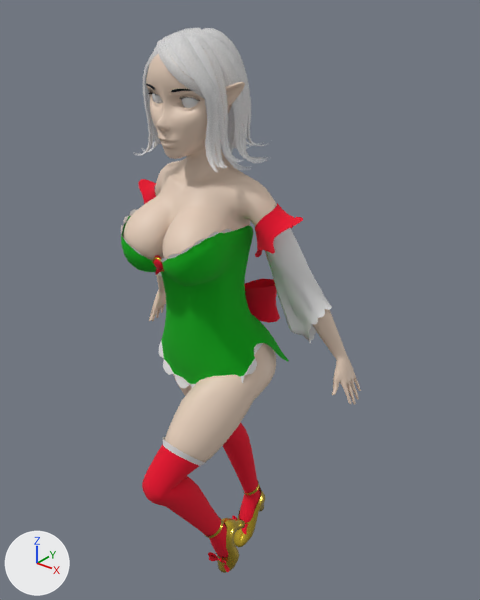
An edit to the FBX model Assets/FBX/Wichtel.fbx, drawn before and after from the same camera.
Rendered twice from a 50 mm lens placed at (0.988, -1.223, 1.706), pointed at (0.007, 0.003, 0.946). Lighting does not change. The marker at lower left points along +X, +Y and +Z. Both versions are drawn at frame 57 of the action 'Neko_Rig|Laufen'; the numbers are the values there.

Objects in the first picture: 'Augen', 'Body', 'Haare-Mesh', 'Kleid', 'Pantsu', 'Wimpern'.
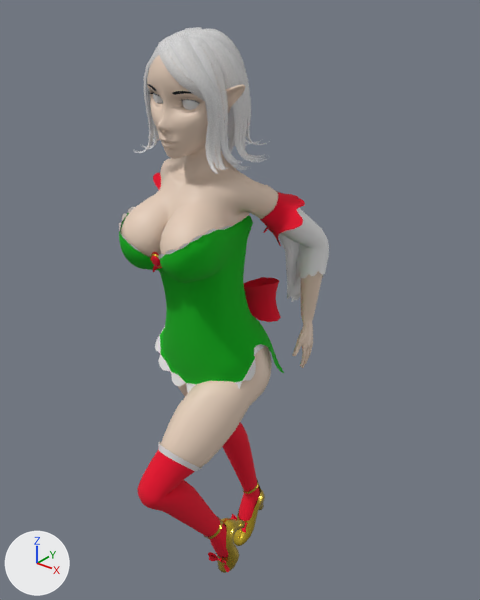
Changed parts and their boxes (x1, y1, x2, y2) in the pictures (480 x 600 px):
'Body', posed (15% narrower): before (123, 44, 361, 573); after (121, 46, 323, 573)
'Kleid', posed: before (121, 179, 332, 466); after (119, 173, 329, 471)
'Haare-Mesh', posed: before (134, 28, 271, 172); after (134, 27, 270, 174)
'Augen', posed (12% taller): before (152, 93, 199, 108); after (153, 93, 199, 110)
'Wimpern', posed (17% taller): before (146, 84, 200, 101); after (147, 84, 200, 104)
bone 'Rücken', root to tip: before (203, 307) to (199, 242); after (203, 307) to (197, 240)
bone 'Oberkörper', root to tip: before (199, 242) to (202, 197); after (197, 240) to (200, 196)
bone 'Hals', root to tip: before (204, 170) to (200, 136); after (203, 169) to (200, 135)
bone 'Kopf', root to tip: before (200, 136) to (195, 70); after (200, 135) to (196, 71)
bone 'Schulter.R', root to tip: before (198, 190) to (170, 170); after (196, 189) to (168, 165)
bone 'Oberarm.R', root to tip: before (170, 170) to (168, 210); after (168, 165) to (190, 191)
bone 'Unterarm.R', root to tip: before (166, 240) to (165, 265); after (205, 211) to (184, 206)
bone 'Hand.R', root to tip: before (163, 289) to (161, 293); after (160, 200) to (161, 198)
bone 'Mittelfinger_1.R', root to tip: before (156, 305) to (154, 310); after (165, 188) to (169, 186)
bone 'Mittelfinger_2.R', root to tip: before (154, 310) to (153, 316); after (169, 186) to (175, 188)
bone 'Zeigefinger_1.R', root to tip: before (153, 307) to (151, 312); after (170, 185) to (174, 184)
bone 'Zeigefinger_2.R', root to tip: before (151, 312) to (150, 317); after (174, 184) to (179, 184)
bone 'Ringfinger_1.R', root to tip: before (159, 303) to (158, 308); after (161, 192) to (164, 191)
bone 'Ringfinger_2.R', root to tip: before (158, 308) to (157, 313); after (164, 191) to (169, 193)
bone 'Kleinerfinger_1.R', root to tip: before (163, 300) to (162, 305); after (157, 197) to (159, 197)
bone 'Kleinerfinger_2.R', root to tip: before (162, 305) to (162, 308); after (159, 197) to (162, 198)
bone 'Schulter.L', root to tip: before (213, 193) to (253, 189); after (211, 192) to (252, 189)
bone 'Oberarm.L', root to tip: before (253, 189) to (280, 240); after (252, 189) to (287, 217)
bone 'Unterarm.L', root to tip: before (302, 281) to (321, 319); after (315, 238) to (311, 280)
bone 'Hand.L', root to tip: before (340, 354) to (342, 360); after (307, 319) to (307, 325)
bone 'Mittelfinger_1.L', root to tip: before (348, 380) to (351, 388); after (308, 345) to (307, 353)
bone 'Mittelfinger_3.L', root to tip: before (353, 397) to (354, 403); after (304, 362) to (302, 367)
bone 'Zeigefinger_2.L', root to tip: before (346, 389) to (348, 397); after (304, 353) to (302, 361)
bone 'Zeigefinger_3.L', root to tip: before (348, 397) to (349, 402); after (302, 361) to (300, 365)
bone 'Ringfinger_1.L', root to tip: before (350, 376) to (354, 385); after (310, 343) to (309, 351)
bone 'Kleinerfinger_2.L', root to tip: before (356, 379) to (358, 385); after (311, 347) to (310, 352)
bone 'Kleinerfinger_3.L', root to tip: before (358, 385) to (359, 390); after (310, 352) to (308, 356)
bone 'Becken', root to tip: before (221, 331) to (222, 359); after (221, 334) to (217, 361)
bone 'Oberschenkel.R', root to tip: before (189, 342) to (225, 429); after (186, 339) to (223, 427)
bone 'Oberschenkel.L', root to tip: before (244, 365) to (154, 486); after (241, 371) to (149, 492)
bone 'Unterschenkel.L', root to tip: before (154, 486) to (218, 534); after (149, 492) to (218, 534)

What the commit changed:
Bone 'Rücken' (bone_rücken) turns from (0, 0, 0) to (-2, 0, 4) degrees about its own x, y and z.
Bone 'Oberkörper' (bone_oberkörper) turns from (0, 0, 0) to (0, 1, -4) degrees about its own x, y and z.
Bone 'Hals' (bone_hals) turns from (0, 0, 0) to (0, 0, -2) degrees about its own x, y and z.
Bone 'Kopf' (bone_kopf) turns from (0, 0, 0) to (3, 0, -1) degrees about its own x, y and z.
Bone 'Schulter.R' (bone_schulter_r) turns from (0, 0, 0) to (6, 1, 1) degrees about its own x, y and z.
Bone 'Oberarm.R' (bone_oberarm_r) turns from (-1, -16, -11) to (-19, -31, -33) degrees about its own x, y and z.
Bone 'Unterarm.R' (bone_unterarm_r) turns from (-1, 0, -2) to (24, -60, 139) degrees about its own x, y and z.
Bone 'Hand.R' (bone_hand_r) turns from (5, 18, 14) to (-21, 14, 36) degrees about its own x, y and z.
Bone 'Mittelfinger_1.R' (bone_mittelfinger_1_r) turns from (0, 0, 0) to (-16, 0, 0) degrees about its own x, y and z.
Bone 'Mittelfinger_2.R' (bone_mittelfinger_2_r) turns from (0, 0, 0) to (-16, 0, 0) degrees about its own x, y and z.
Bone 'Zeigefinger_1.R' (bone_zeigefinger_1_r) turns from (0, 0, 0) to (-16, 0, 0) degrees about its own x, y and z.
Bone 'Zeigefinger_2.R' (bone_zeigefinger_2_r) turns from (0, 0, 0) to (-16, 0, 0) degrees about its own x, y and z.
Bone 'Ringfinger_1.R' (bone_ringfinger_1_r) turns from (0, 0, 0) to (-16, 0, 0) degrees about its own x, y and z.
Bone 'Ringfinger_2.R' (bone_ringfinger_2_r) turns from (0, 0, 0) to (-16, 0, 0) degrees about its own x, y and z.
Bone 'Kleinerfinger_1.R' (bone_kleinerfinger_1_r) turns from (0, 0, 0) to (-16, 0, 0) degrees about its own x, y and z.
Bone 'Kleinerfinger_2.R' (bone_kleinerfinger_2_r) turns from (0, 0, 0) to (-16, 0, 0) degrees about its own x, y and z.
Bone 'Schulter.L' (bone_schulter_l) turns from (0, 0, 0) to (-3, 1, 1) degrees about its own x, y and z.
Bone 'Oberarm.L' (bone_oberarm_l) turns from (-1, 16, 11) to (-6, 42, 40) degrees about its own x, y and z.
Bone 'Unterarm.L' (bone_unterarm_l) turns from (-1, 0, 2) to (26, 11, -45) degrees about its own x, y and z.
Bone 'Hand.L' (bone_hand_l) turns from (5, -18, -14) to (13, -45, -2) degrees about its own x, y and z.
Bone 'Mittelfinger_1.L' (bone_mittelfinger_1_l) turns from (0, 0, 0) to (-6, 0, 0) degrees about its own x, y and z.
Bone 'Mittelfinger_3.L' (bone_mittelfinger_3_l) turns from (0, 0, 0) to (-6, 0, 0) degrees about its own x, y and z.
Bone 'Zeigefinger_2.L' (bone_zeigefinger_2_l) turns from (0, 0, 0) to (-6, 0, 0) degrees about its own x, y and z.
Bone 'Zeigefinger_3.L' (bone_zeigefinger_3_l) turns from (0, 0, 0) to (-6, 0, 0) degrees about its own x, y and z.
Bone 'Ringfinger_1.L' (bone_ringfinger_1_l) turns from (0, 0, 0) to (-6, 0, 0) degrees about its own x, y and z.
Bone 'Kleinerfinger_2.L' (bone_kleinerfinger_2_l) turns from (0, 0, 0) to (-6, 0, 0) degrees about its own x, y and z.
Bone 'Kleinerfinger_3.L' (bone_kleinerfinger_3_l) turns from (0, 0, 0) to (-6, 0, 0) degrees about its own x, y and z.
Bone 'Becken' (bone_becken) moves from (0.0, 0.0, 0.0) to (0.001, 0.009, 0.0).
Bone 'Becken' (bone_becken) turns from (0, 0, 0) to (4, 1, -8) degrees about its own x, y and z.
Bone 'Oberschenkel.R' (bone_oberschenkel_r) turns from (-22, -1, 0) to (-27, -1, 9) degrees about its own x, y and z.
Bone 'Oberschenkel.L' (bone_oberschenkel_l) turns from (46, 4, -6) to (43, 4, 2) degrees about its own x, y and z.
Bone 'Unterschenkel.L' (bone_unterschenkel_l) turns from (-72, 7, 9) to (-77, 8, 10) degrees about its own x, y and z.
